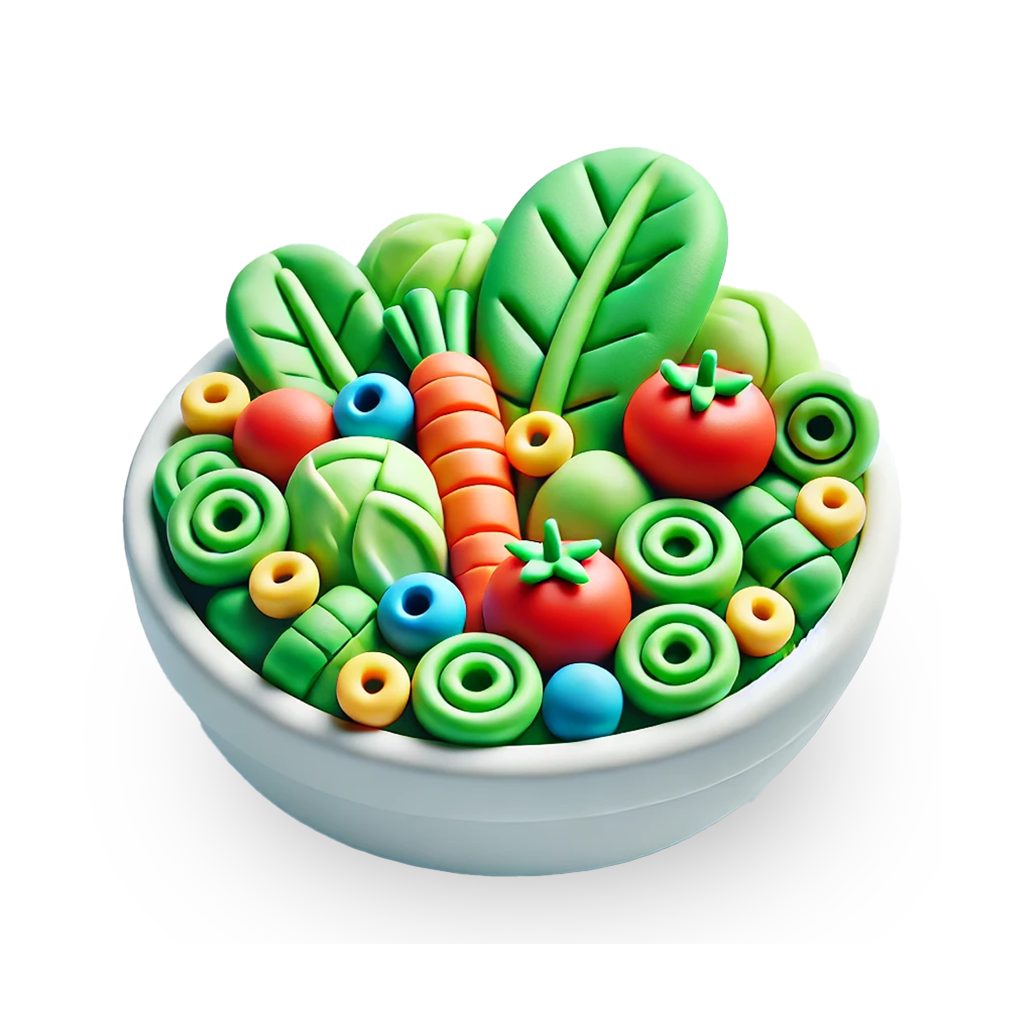
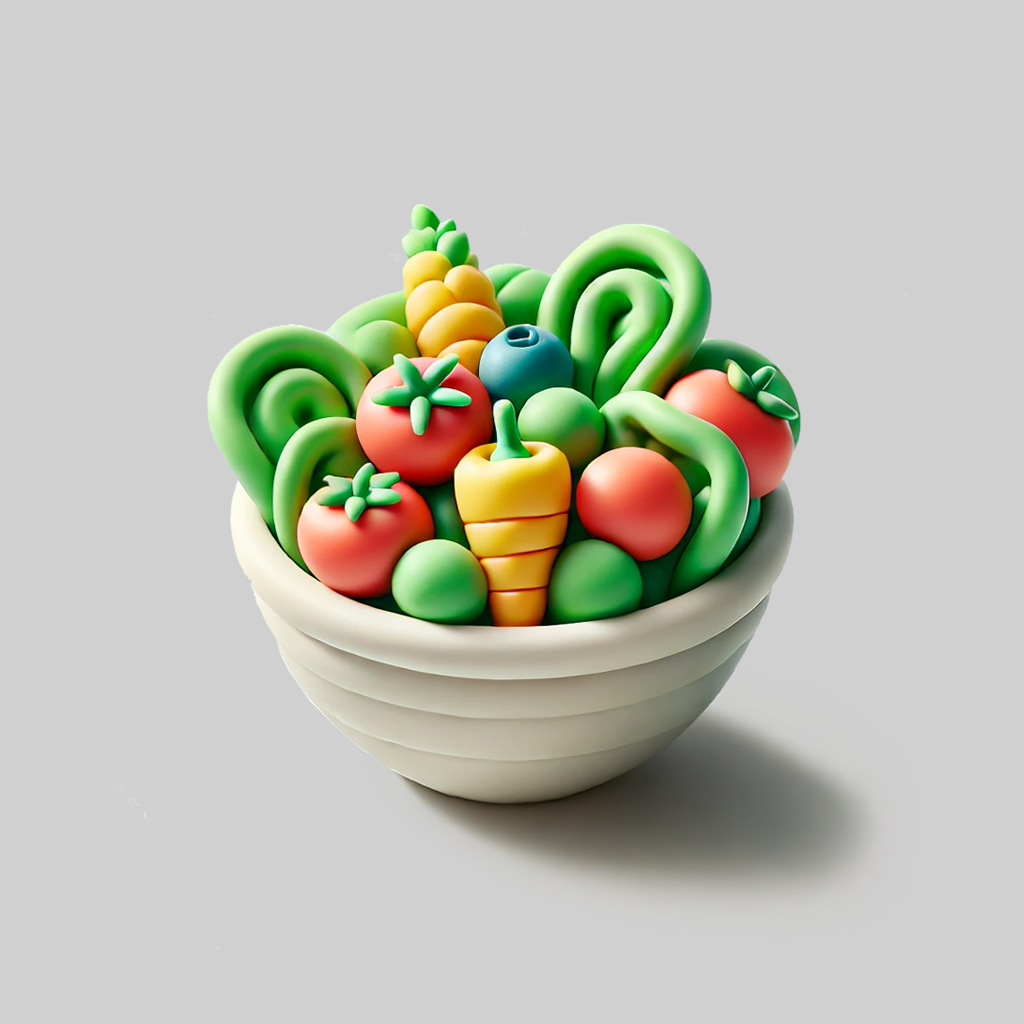
Two versions of the same layered image (1024×1024). Layer-by-layer changes:
removed layer "Layer 4" over [121,146,903,877]
removed layer "Layer 3" (was 50%) over [82,434,942,944]
added layer "Item" above "Background" over [112,201,930,949]
added layer "Background" over [0,0,1024,1024]
